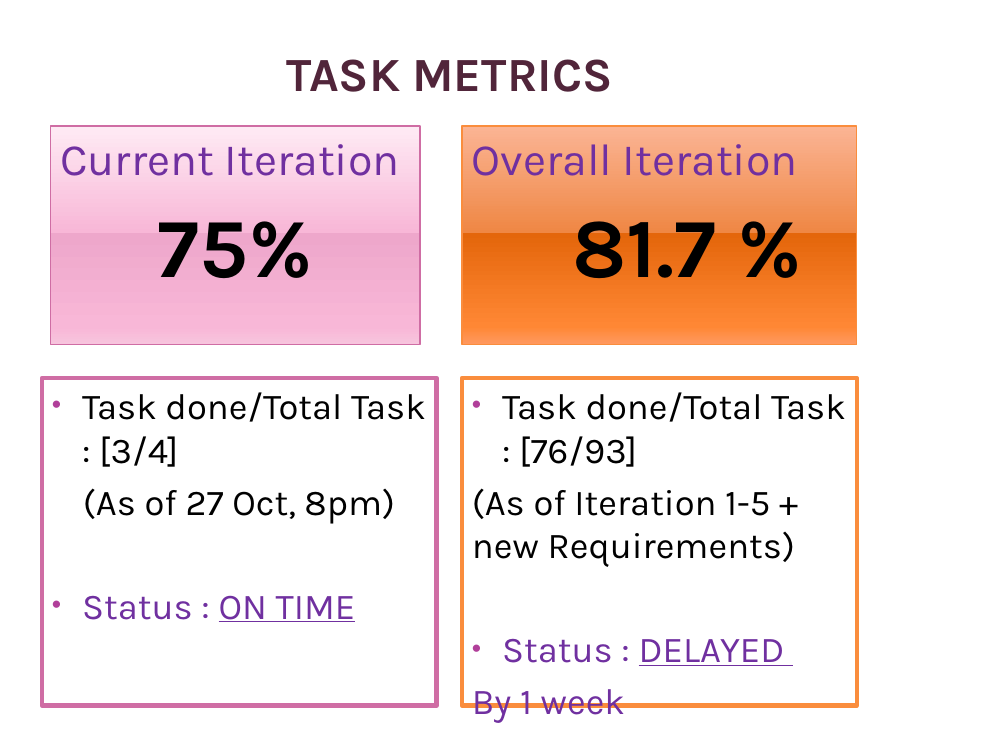
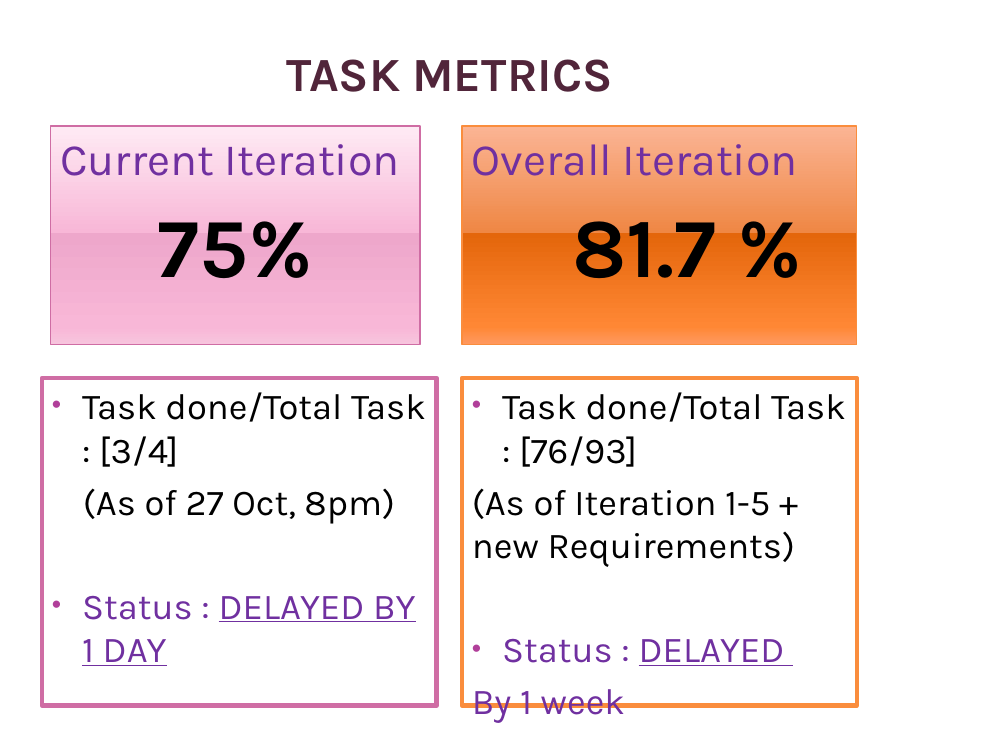
Before and after one commit to jerots/SMUAnalytics, a slide deck: slide 13 of presentations/Supervisor Meeting 3.pptx. Drawn at 1008x756 pixels with LibreOffice and Linux fonts; fonts in the diff are those of the drawing; background and template pictures are left out. Boxes give left, top, right and bottom in pixels: in the first picture for what was removed or moved away, otherwise in the second. Text is boxed around its words. In the diff, an @@ line names an element or a change of style, - is before the commit and + after.

```diff
--- a/presentations/Supervisor Meeting 3.pptx
+++ b/presentations/Supervisor Meeting 3.pptx
@@ text in rectangle at bbox=[82, 596, 416, 666]: text changed @@
-• Status : ON TIME
+• Status : DELAYED BY 1 DAY
```
Also in this commit, not shown: 3 other slides changed.
